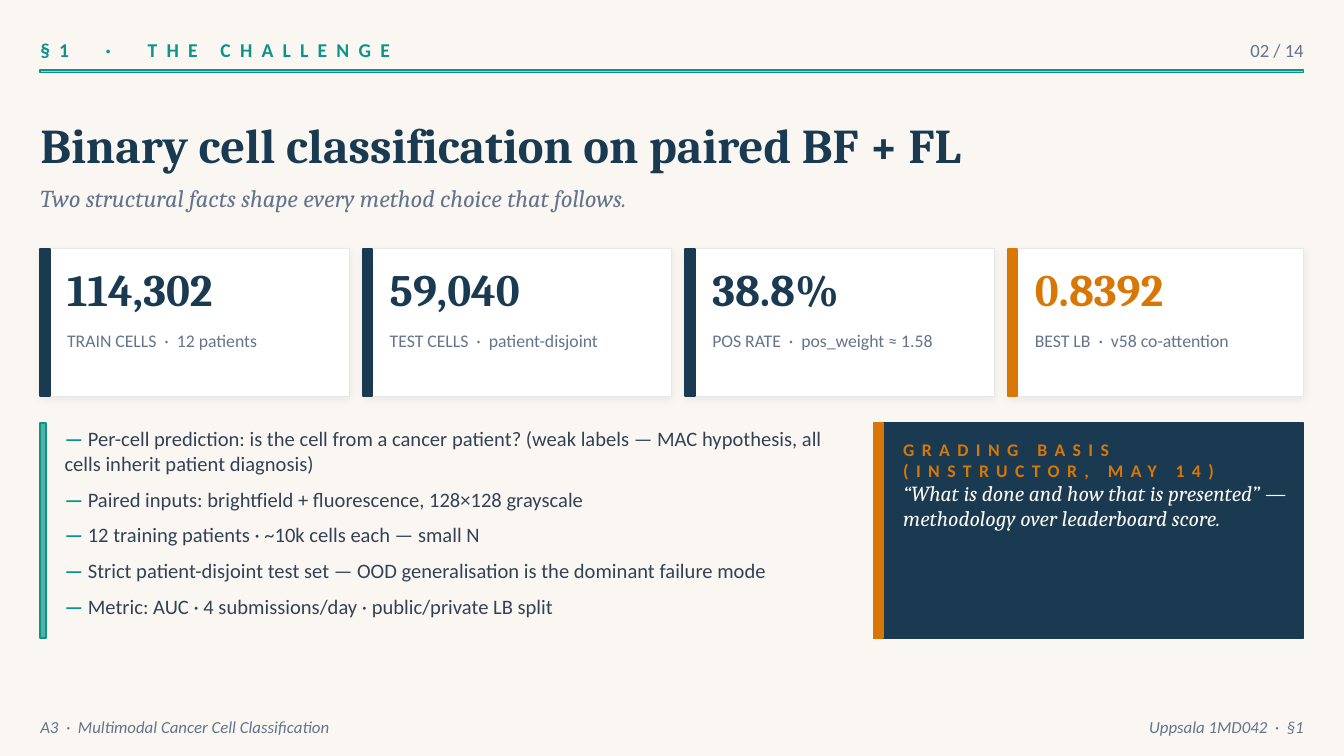
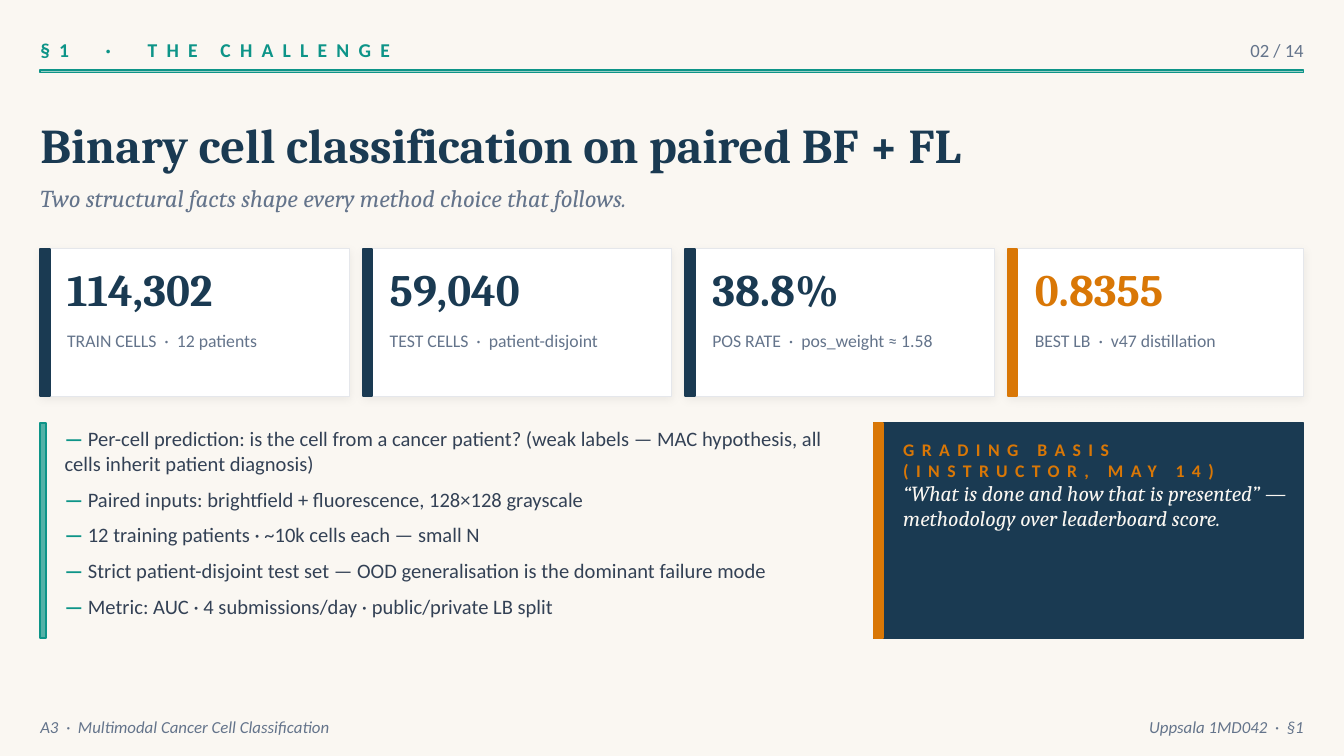
Before and after one commit to rafallex/multimodal-microscopy-distillation, a slide deck: slide 2 of presentation/A3_cancer_challenge.pptx. Drawn at 1344x756 pixels with LibreOffice and Linux fonts; fonts in the diff are those of the drawing. Boxes give left, top, right and bottom in pixels: in the first picture for what was removed or moved away, otherwise in the second. Text is boxed around its words. In the diff, an @@ line names an element or a change of style, - is before the commit and + after.

```diff
--- a/presentation/A3_cancer_challenge.pptx
+++ b/presentation/A3_cancer_challenge.pptx
@@ text at <box>1035,275,1163,307</box>: text changed @@
-0.8392
+0.8355
@@ text at <box>1035,334,1216,347</box>: text changed @@
-BEST LB · v58 co-attention
+BEST LB · v47 distillation
```
Also in this commit, not shown: 5 other slides changed, 1 slide added, 1 slide removed, 5 other files.
